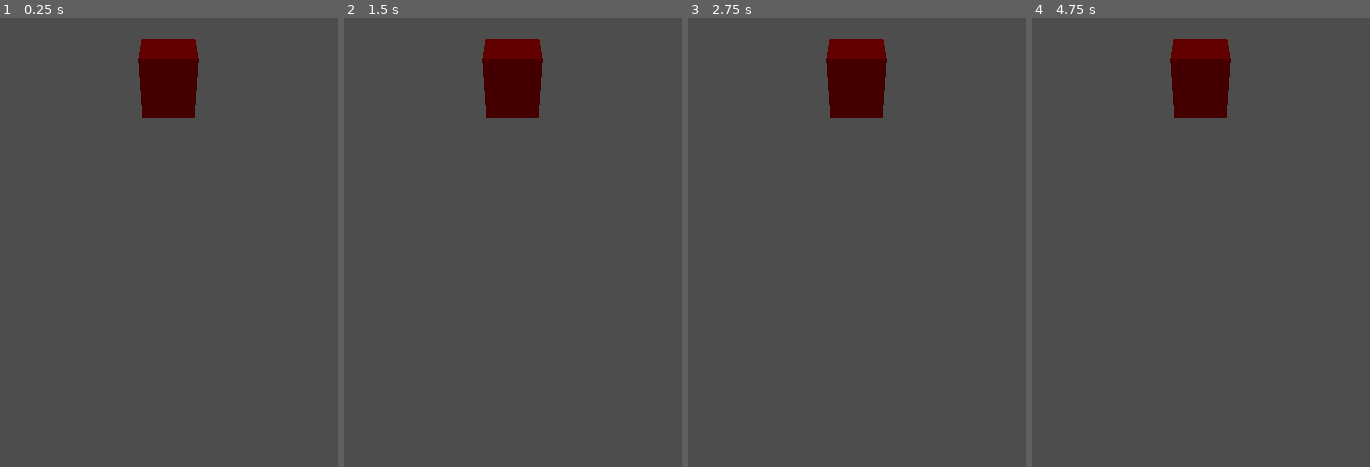
Above: before the commit, frames 1-4 (left to right).
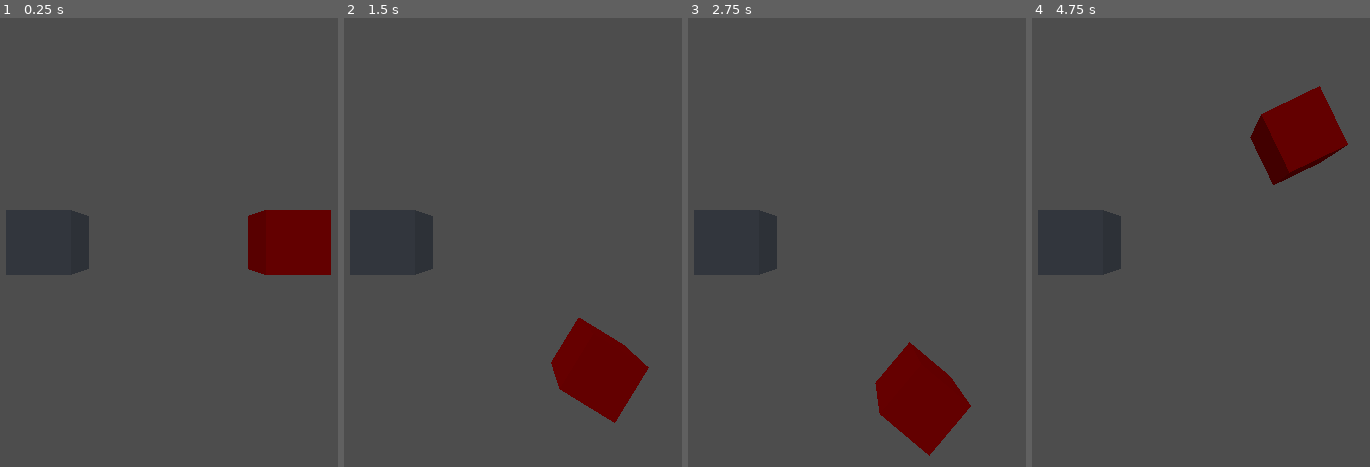
Above: after the commit, the same moments.

Repository: mcaniator/dcc148
Game: Godot game, scene res://exemplo_quaternios.tscn
The game is run twice, just before and just after one commit, with the same random seed, the same clock (stepped at 60 frames per second) and the same inputs.
Inputs:
- Up to frame 1 (0.25 s): no input
- Up to frame 2 (1.5 s): tap Enter at 0.5 s; hold Right (ui_right) 0.53-1.28 s; hold Space 0.53-1.28 s; hold Left (ui_left) from 1.28 s (still down); tap Space at 1.35 s
- Up to frame 3 (2.75 s): tap Space at 1.52, 1.82 s; release Left (ui_left) at 2.03 s; hold Right (ui_right) from 2.03 s (still down); hold Space from 2.03 s (still down)
- Up to frame 4 (4.75 s): release Right (ui_right) at 2.78 s; release Space at 2.78 s; hold Up (ui_up) 2.78-3.53 s; tap Space at 2.85, 3.02, 3.32, 3.5, 4.35, 4.52 s; hold Space 3.53-4.28 s; hold Left (ui_left) from 3.53 s (still down)

The runs differ from the first frame. In frame 1, 9.9% of the frame differs, in the area x 1-98%, y 4-58%; in frame 2, 10%; in frame 3, 10%, in the area x 1-84%, y 4-98%; in frame 4, 10%.

Commit message:
Aula10_Quaternions: corrige exemplo 4
O exemplo estava utilizando o construtor errado da classe Quaternion

Diff:
--- a/projetos/completos/Godot/aula10_quaternions/cubo.gd
+++ b/projetos/completos/Godot/aula10_quaternions/cubo.gd
@@ -2,11 +2,12 @@
 
 @export var velocidade : float
 @onready var pivot: Marker3D = $"../Pivot"
-@onready var target: Marker3D = $"../Target"
+
+var rotacionar = false
 
 func _process(delta: float) -> void:
 	# EXEMPLO 1: gerando quatérnio a partir de ângulos de Euler
-	#var dx = Input.get_axis("ui_left", "ui_right")
+	var dx = Input.get_axis("ui_left", "ui_right")
 	#var dy = Input.get_axis("ui_bottom", "ui_up")
 	#var dz = 1
 	#
@@ -18,7 +19,7 @@
 	#quaternion *= Quaternion.from_euler(rot)
 
 	var eixo_rotacao = Vector3(1, 0, 0).normalized()
-	var angulo = deg_to_rad(45)
+	var angulo = deg_to_rad(-45)
 
 	# EXEMPLO 2: gerando quatérnio a partir de um eixo de rotação e um ângulo
 	#var q = Quaternion(eixo_rotacao, angulo)
@@ -39,13 +40,18 @@
 	#print("Depois: ", pos)
 
 	# EXEMPLO 4: rotacionando um objeto em torno de um ponto
-	position = Vector3(0, 0, 2)
-	quaternion = Quaternion.IDENTITY
+	if Input.is_key_pressed(KEY_SPACE):
+		rotacionar = true
 
-	print(target.position)
-	var qr = Quaternion(position, target.position)
-	var v = position - pivot.position
+	if rotacionar:
+		#position = Vector3(0, 0, 2)
+		#quaternion = Quaternion.IDENTITY
 
-	quaternion = quaternion * qr
-	var vr = qr * v
-	position = position + vr
+		var vp = position - pivot.position
+		var qr = Quaternion(eixo_rotacao, dx * delta)
+
+		quaternion = quaternion * qr
+		var vr = qr * vp
+		position = pivot.position + vr
+
+		print("Resultado: ", position)
--- a/projetos/completos/Godot/aula10_quaternions/exemplo_quaternios.tscn
+++ b/projetos/completos/Godot/aula10_quaternions/exemplo_quaternios.tscn
@@ -18,18 +18,17 @@
 [node name="ExemploQuaternios" type="Node3D"]
 
 [node name="Cubo" type="CSGBox3D" parent="."]
-transform = Transform3D(1, 0, 0, 0, 1, 0, 0, 0, 1, 0, 0, 2.02219)
+transform = Transform3D(1, 0, 0, 0, 1, 0, 0, 0, 1, 0, 0, 2)
 rotation_edit_mode = 1
 material = SubResource("StandardMaterial3D_xn2ta")
 script = ExtResource("1_xn2ta")
 velocidade = 1.0
 
 [node name="Camera3D" type="Camera3D" parent="."]
-transform = Transform3D(1, 0, 0, 0, 1, 0, 0, 0, 1, 0, 0, 5)
+transform = Transform3D(-4.37114e-08, 0, -1, 0, 1, 0, 1, 0, -4.37114e-08, -5, 0, 0)
 environment = SubResource("Environment_xn2ta")
 
 [node name="Pivot" type="Marker3D" parent="."]
 transform = Transform3D(1, 0, 0, 0, 1, 0, 0, 0, 1, 0, 0, -2)
 
-[node name="Target" type="Marker3D" parent="."]
-transform = Transform3D(1, 0, 0, 0, 1, 0, 0, 0, 1, 0, 1.34924, -1.10523)
+[node name="CSGBox3D" type="CSGBox3D" parent="Pivot"]
